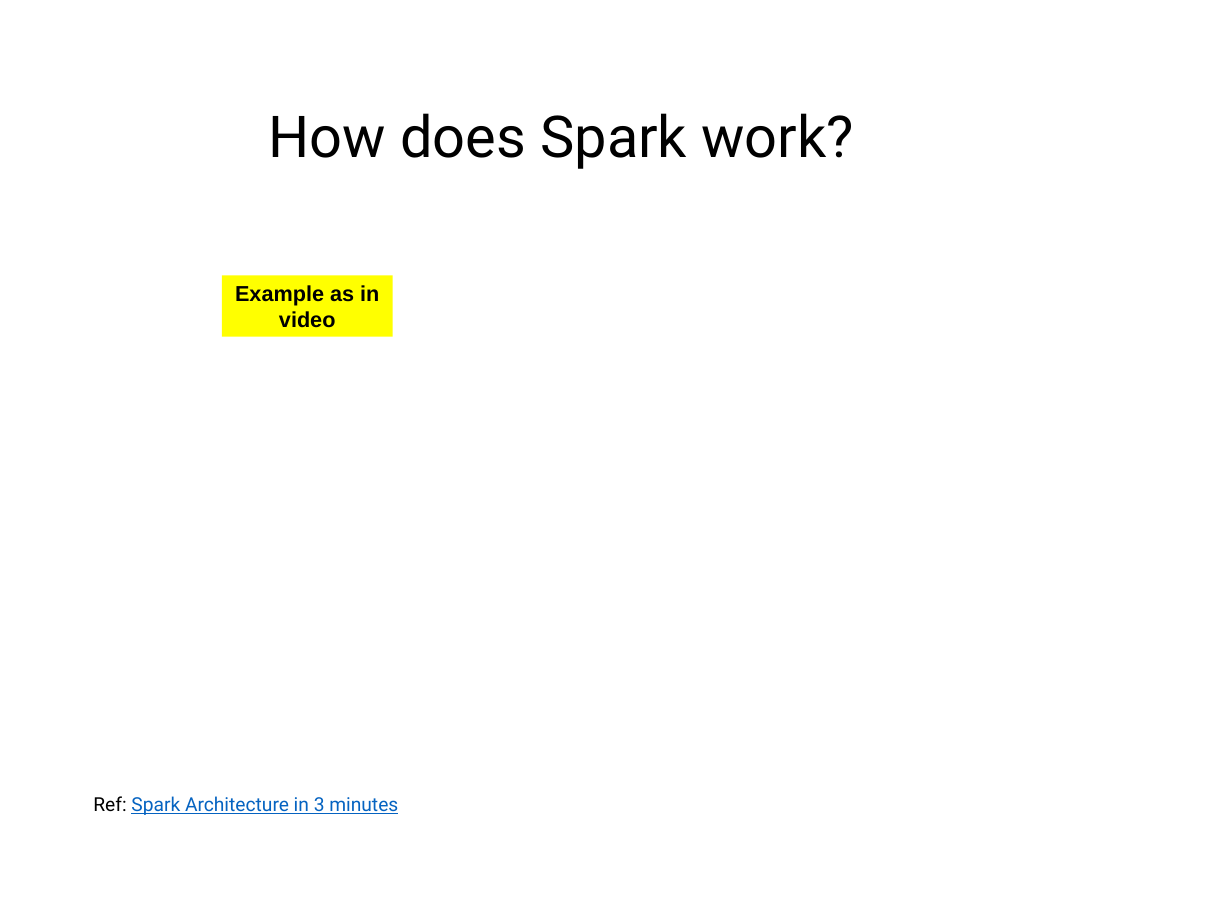
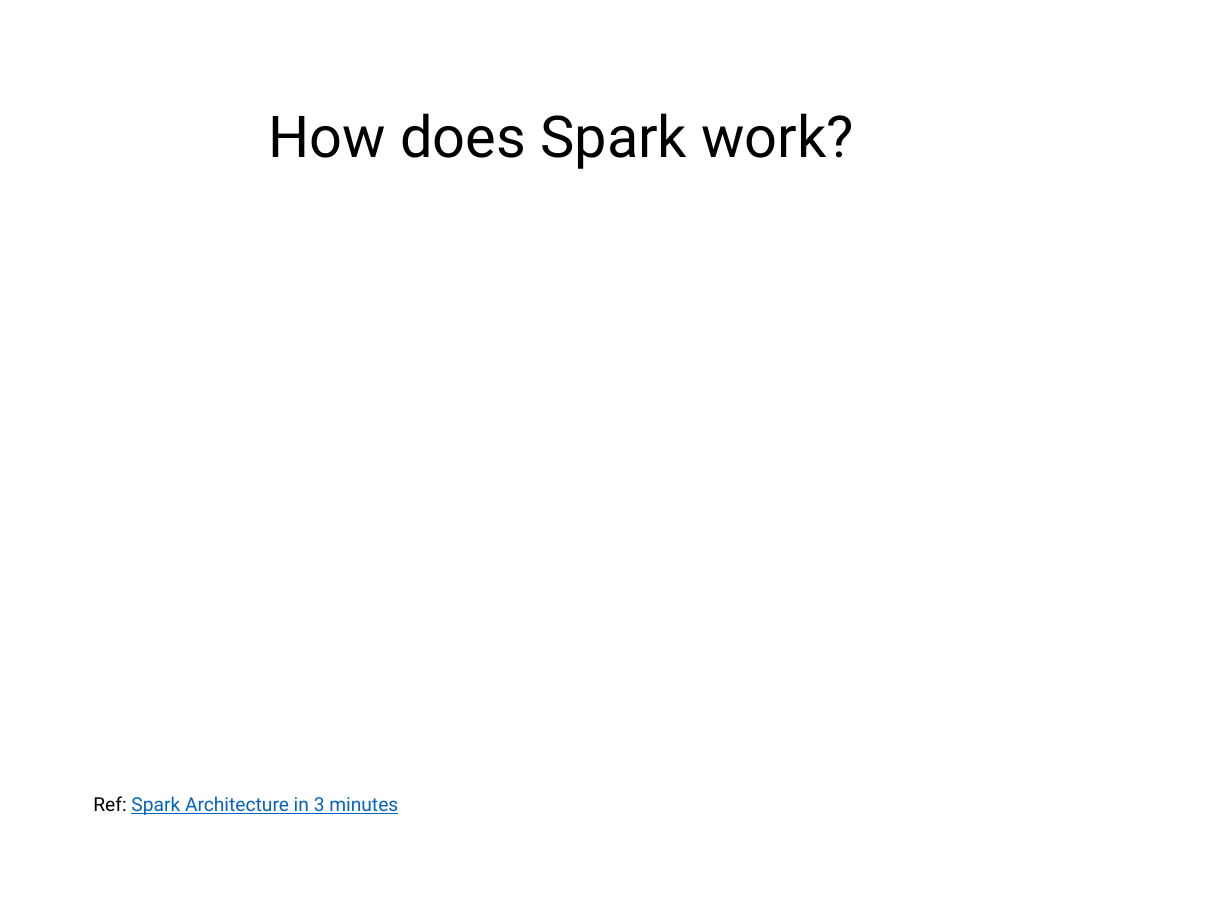
Before and after one commit to Marco-Santoni/databricks-from-scratch, a slide deck: slide 3 of training-spark/1_Spark.pptx. Drawn at 1232x924 pixels with LibreOffice and Linux fonts; fonts in the diff are those of the drawing; background and template pictures are left out. Boxes give left, top, right and bottom in pixels: in the first picture for what was removed or moved away, otherwise in the second. Text is boxed around its words. In the diff, an @@ line names an element or a change of style, - is before the commit and + after.

Commit message:
spark slides finalized

```diff
--- a/training-spark/1_Spark.pptx
+++ b/training-spark/1_Spark.pptx
@@ rectangle removed at (222,276,392,337) @@
-Example as in video
```
Also in this commit, not shown: 1 other slide changed, 1 slide removed.
